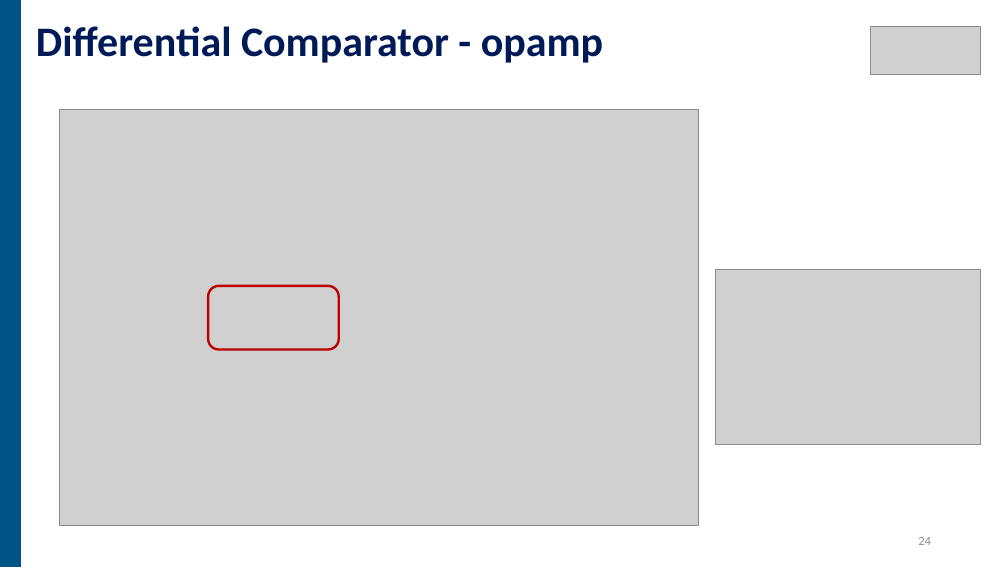
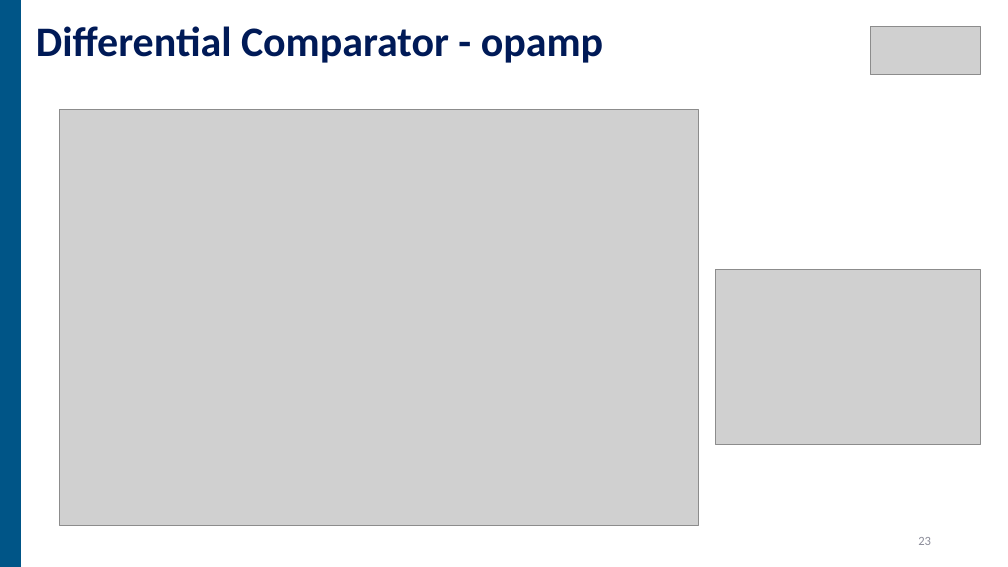
Before and after one commit to jhyang13/Duke-ECE532, a slide deck: slide 24 of Presentation/Final Project Presentation Bingyu-Jiahui 3.pptx (slide 25 before the commit). Drawn at 1008x567 pixels with LibreOffice and Linux fonts; fonts in the diff are those of the drawing; grey boxes stand for pictures. Boxes give left, top, right and bottom in pixels: in the first picture for what was removed or moved away, otherwise in the second. Text is boxed around its words. In the diff, an @@ line names an element or a change of style, - is before the commit and + after.

```diff
--- a/Presentation/Final Project Presentation Bingyu-Jiahui 3.pptx
+++ b/Presentation/Final Project Presentation Bingyu-Jiahui 3.pptx
@@ rounded rectangle removed at (208,286,339,349) @@
@@ page number at (918,537,931,545): text changed @@
-24
+23
```
Also in this commit, not shown: 4 other slides changed, 1 slide added, 2 slides removed.
